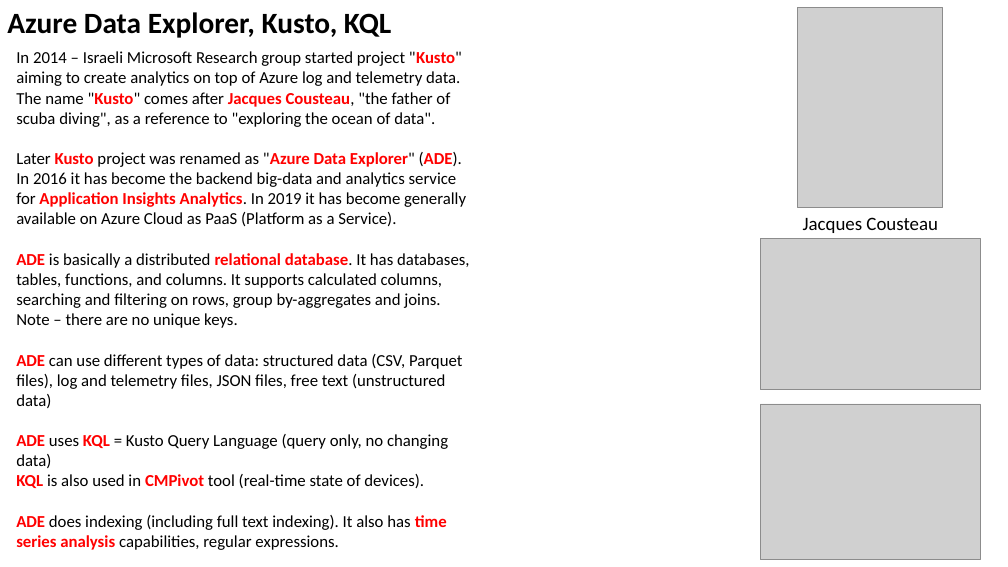
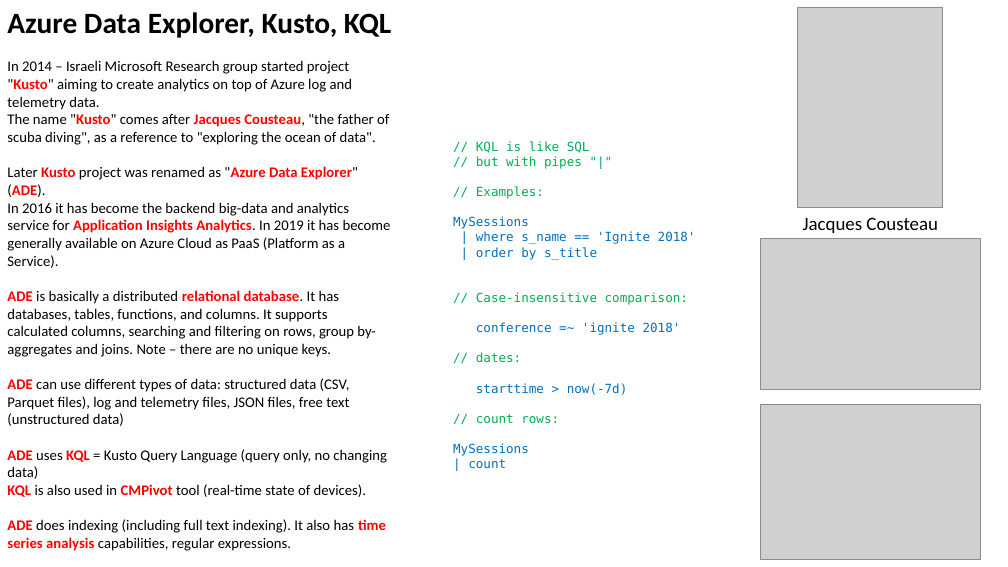
Before and after one commit to lselector/data_architect, a slide deck: slide 6 of DA_13_miscellaneous.pptx. Drawn at 1008x567 pixels with LibreOffice and Linux fonts; fonts in the diff are those of the drawing; grey boxes stand for pictures. Boxes give left, top, right and bottom in pixels: in the first picture for what was removed or moved away, otherwise in the second. Text is boxed around its words. In the diff, an @@ line names an element or a change of style, - is before the commit and + after.

```diff
--- a/DA_13_miscellaneous.pptx
+++ b/DA_13_miscellaneous.pptx
@@ text "In 2014 – Israeli Microsoft ...": place and size @@
-text "In 2014 – Israeli Microsoft ..." at [16,51,469,550]
+text "In 2014 – Israeli Microsoft ..." at [7,60,391,551]
@@ text "In 2014 – Israeli Microsoft ..." at [7,60,391,551]: size 16 to 14 pt @@
@@ text added at [453,141,696,468], 12 pt, text #0070C0 @@
+// KQL is like SQL
+// but with pipes "|"
+// Examples:
+MySessions
+| where s_name == 'Ignite 2018'
+| order by s_title
+// Case-insensitive comparison:
+conference =~ 'ignite 2018'
+// dates:
+starttime > now(-7d)
+// count rows:
+MySessions
+| count
```
